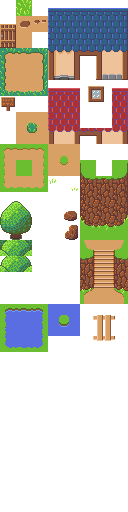
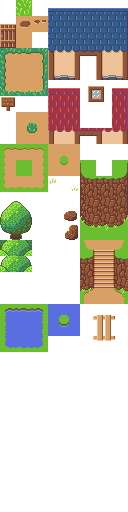
Before/after of a 128×512 layered artwork. What changed in the layer stack:
painted on "Layer 1" over [55, 51, 123, 80]
